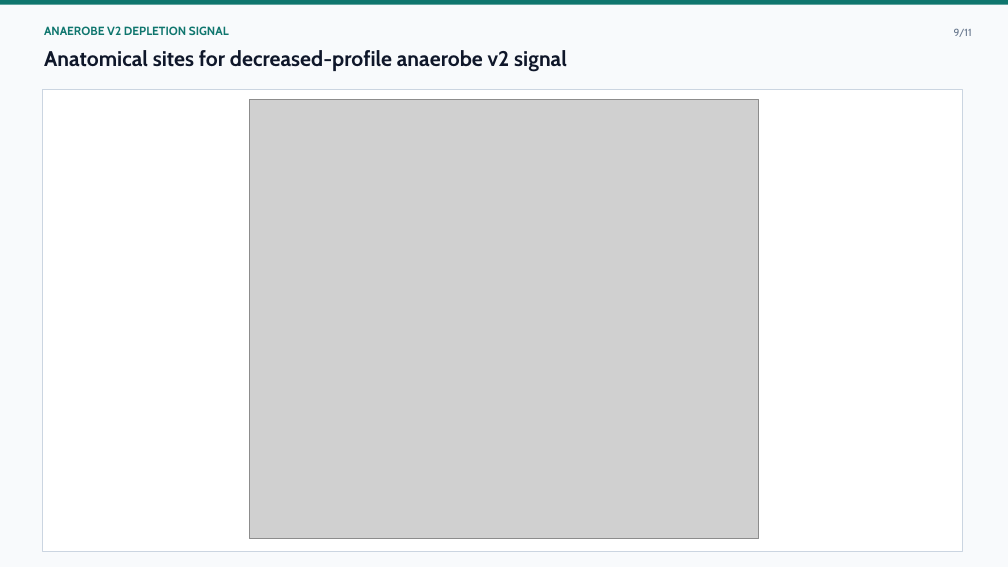
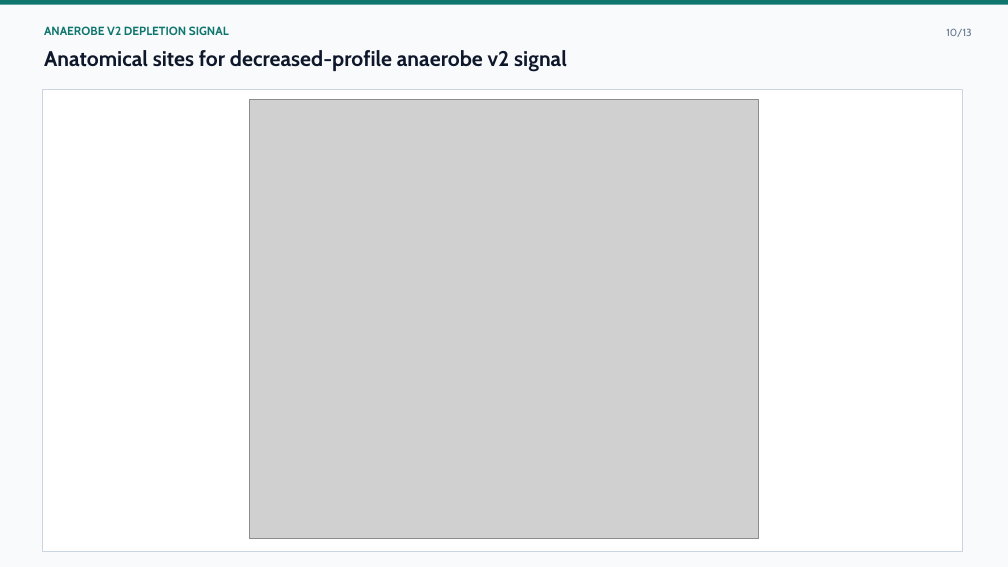
Before and after one commit to CultureBotAI/microbial-trait-profiling, a slide deck: slide 10 of trait-visualization/trait-profile-investigation/trait_profile_investigation_figures.pptx (slide 9 before the commit). Drawn at 1008x567 pixels with LibreOffice and Linux fonts; fonts in the diff are those of the drawing; grey boxes stand for pictures. Boxes give left, top, right and bottom in pixels: in the first picture for what was removed or moved away, otherwise in the second. Text is boxed around its words. In the diff, an @@ line names an element or a change of style, - is before the commit and + after.

```diff
--- a/trait-visualization/trait-profile-investigation/trait_profile_investigation_figures.pptx
+++ b/trait-visualization/trait-profile-investigation/trait_profile_investigation_figures.pptx
@@ text at (946,28,971,37): text changed @@
-9/11
+10/13
```
Also in this commit, not shown: 10 other slides changed, 2 slides added, 17 other files.
